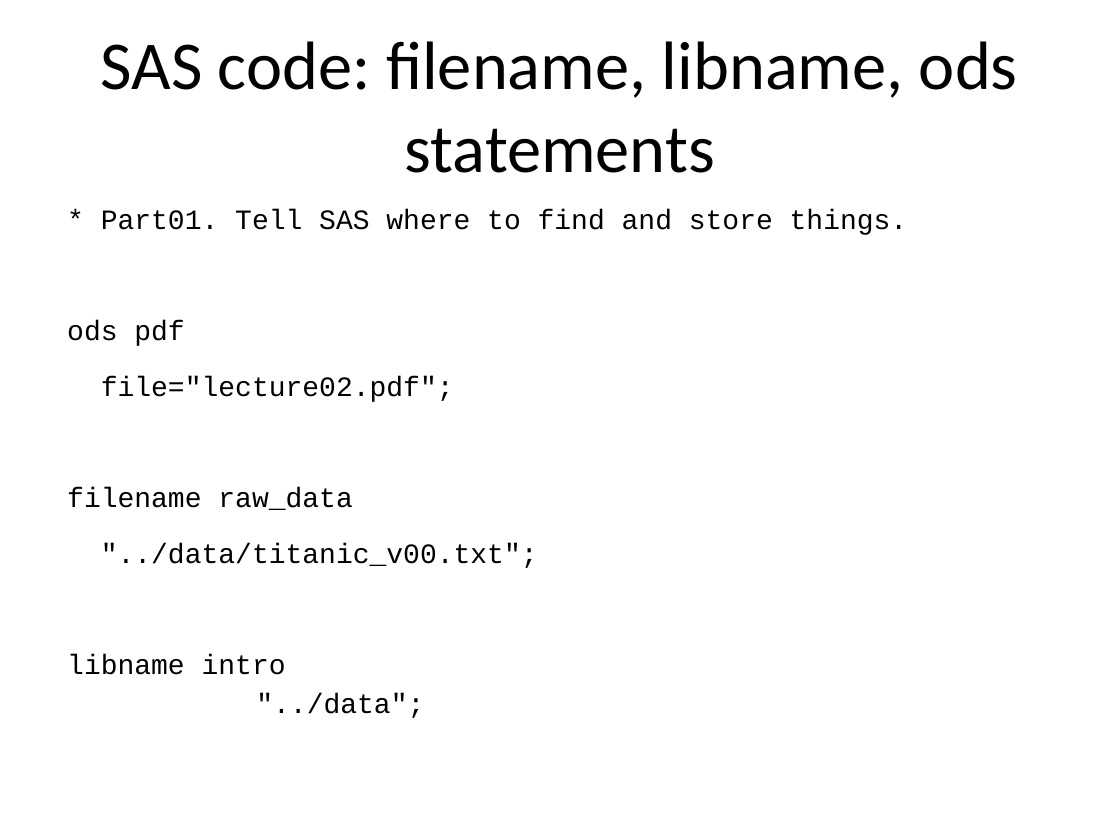
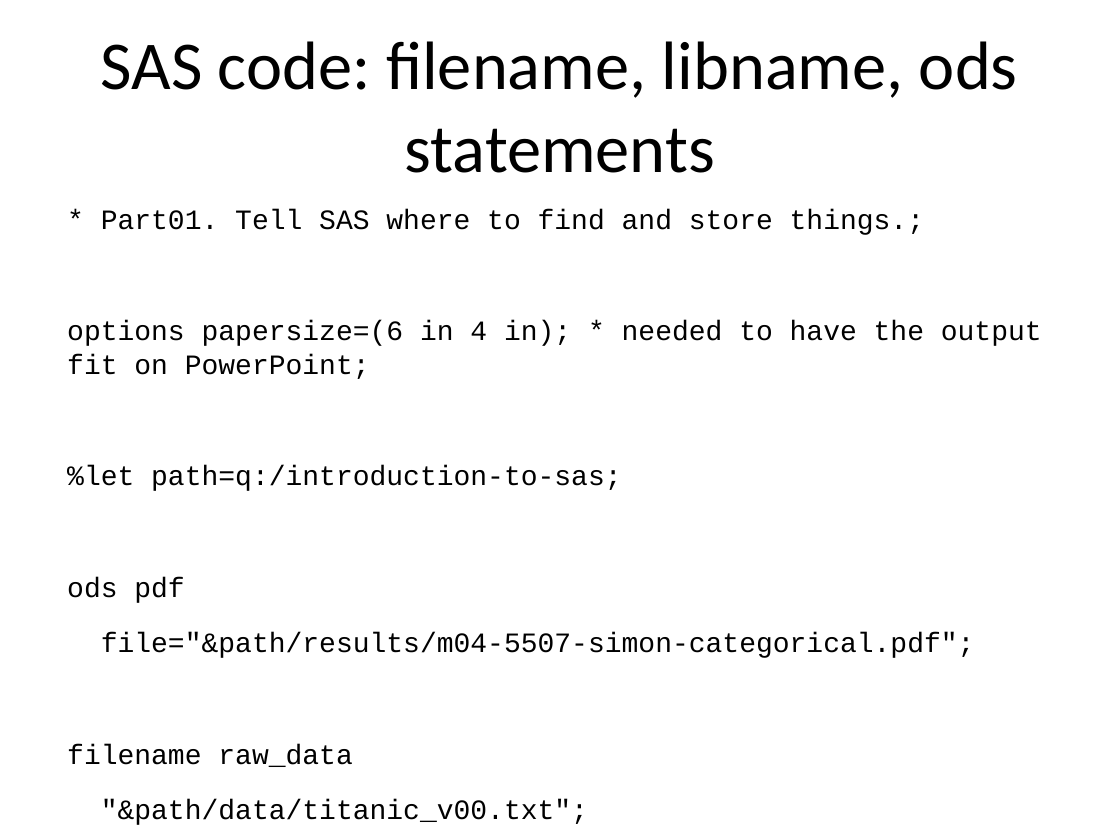
Before and after one commit to pmean/introduction-to-SAS, a slide deck: slide 5 of results/m04-slides-and-speaker-notes.pptx (slide 4 before the commit). Drawn at 1120x840 pixels with LibreOffice and Linux fonts; fonts in the diff are those of the drawing. Boxes give left, top, right and bottom in pixels: in the first picture for what was removed or moved away, otherwise in the second. Text is boxed around its words. In the diff, an @@ line names an element or a change of style, - is before the commit and + after.

```diff
--- a/results/m04-slides-and-speaker-notes.pptx
+++ b/results/m04-slides-and-speaker-notes.pptx
@@ text at (67,209,1042,825): text changed @@
-* Part01. Tell SAS where to find and store things.
-ods pdf
-file="lecture02.pdf";
-filename raw_data
-"../data/titanic_v00.txt";
-libname intro
-"../data";
+* Part01. Tell SAS where to find and store things.;
+options papersize=(6 in 4 in); * needed to have the output fit on PowerPoint;
+%let path=q:/introduction-to-sas;
+ods pdf
+file="&path/results/m04-5507-simon-categorical.pdf";
+filename raw_data
+"&path/data/titanic_v00.txt";
+libname intro
+"&path/data";
```
Also in this commit, not shown: 12 other slides changed, 20 slides added, 3 slides removed, 18 other files.
